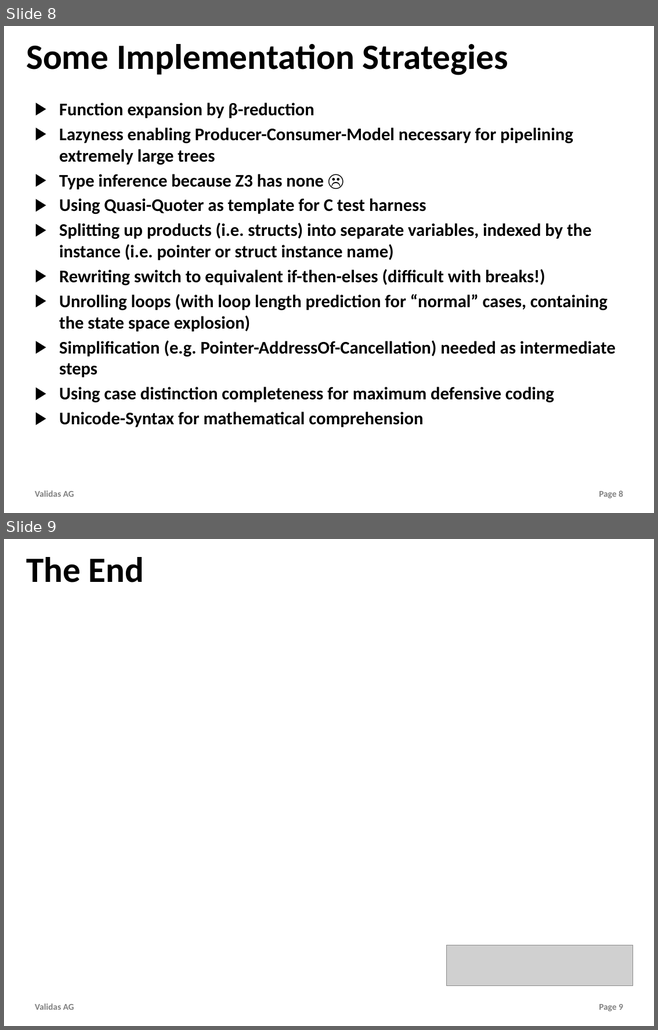
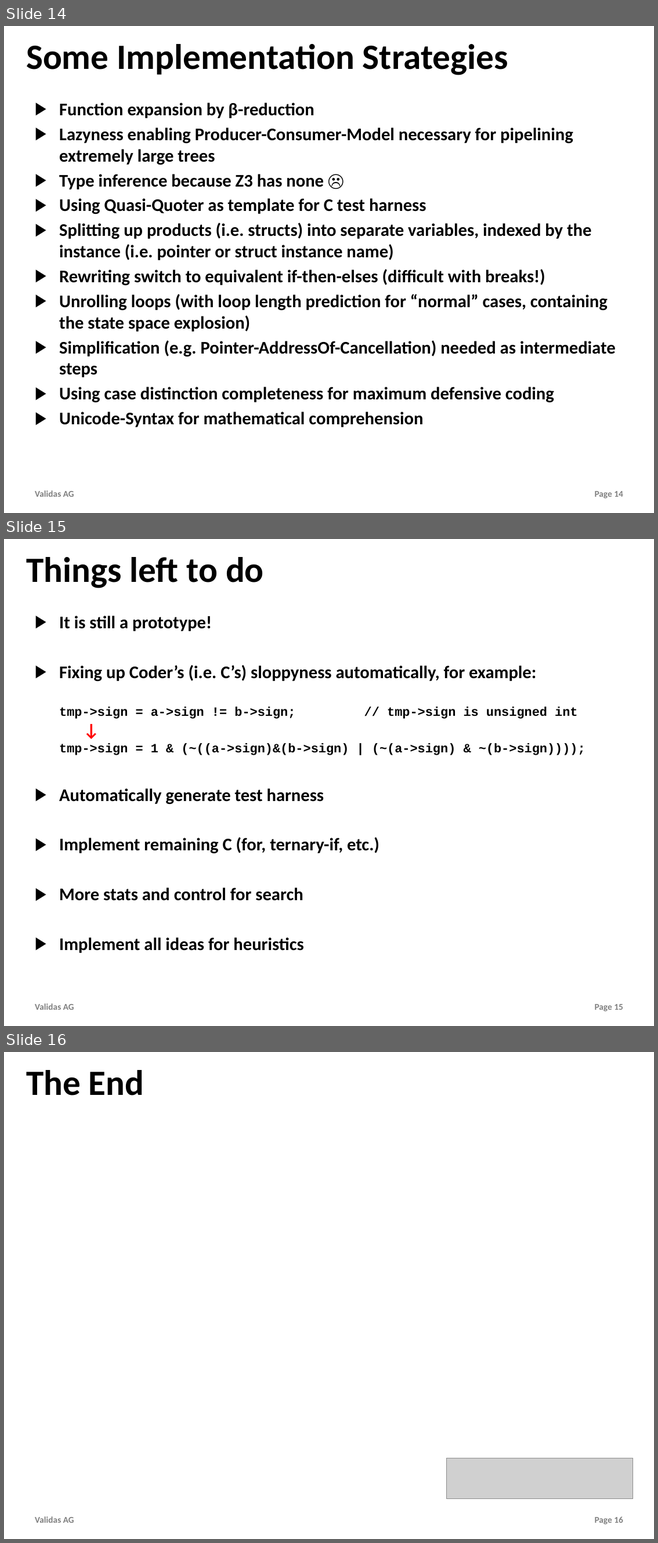
Before and after one commit to theoremprover/tvg, a slide deck: Vortraege/TestVectorGenerator.pptx. Shown one above the other, each under a label of ours: slides 8 and 9 before the commit, slides 14, 15 and 16 after it. The pictures are 658x1030 and 658x1543 pixels, drawn with LibreOffice and Linux fonts; fonts in the diff are those of the drawing; grey boxes stand for pictures; background and template pictures are left out. Boxes give left, top, right and bottom in pixels: in the first picture for what was removed or moved away, otherwise in the second. Text is boxed around its words. In the diff, an @@ line names an element or a change of style, - is before the commit and + after.

```diff
--- a/Vortraege/TestVectorGenerator.pptx
+++ b/Vortraege/TestVectorGenerator.pptx
@@ slide 15 added at (x1=4, y1=539, x2=654, y2=1026), background #FFFFFF; not listed: 2 template elements that a slide beside it also shows @@
@@ title added at (x1=26, y1=557, x2=264, y2=588), 56 pt, text #000000, bold @@
+Things left to do
@@ text added at (x1=59, y1=616, x2=585, y2=953), 28 pt, text #000000, bold @@
+▶ It is still a prototype!
+▶ Fixing up Coder’s (i.e. C’s) sloppyness automatically, for example:
+  tmp->sign = a->sign != b->sign; // tmp->sign is unsigned int
+  ↓
+  tmp->sign = 1 & (~((a->sign)&(b->sign) | (~(a->sign) & ~(b->sign))));
+▶ Automatically generate test harness
+▶ Implement remaining C (for, ternary-if, etc.)
+▶ More stats and control for search
+▶ Implement all ideas for heuristics
@@ what was slide 8 is now slide 14 @@
@@ page number at (x1=594, y1=491, x2=623, y2=499): text changed @@
-Page 8
+Page 14
@@ what was slide 9 is now slide 16 @@
@@ page number at (x1=594, y1=1517, x2=623, y2=1525): text changed @@
-Page 9
+Page 16
```
Also in this commit, not shown: 2 slides changed, 6 other slides added, 2 other files.
